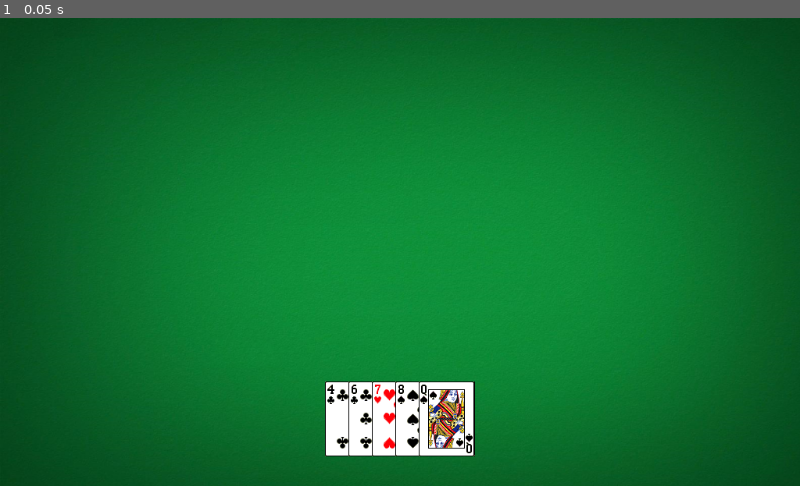
Above: before the commit, frame 1.
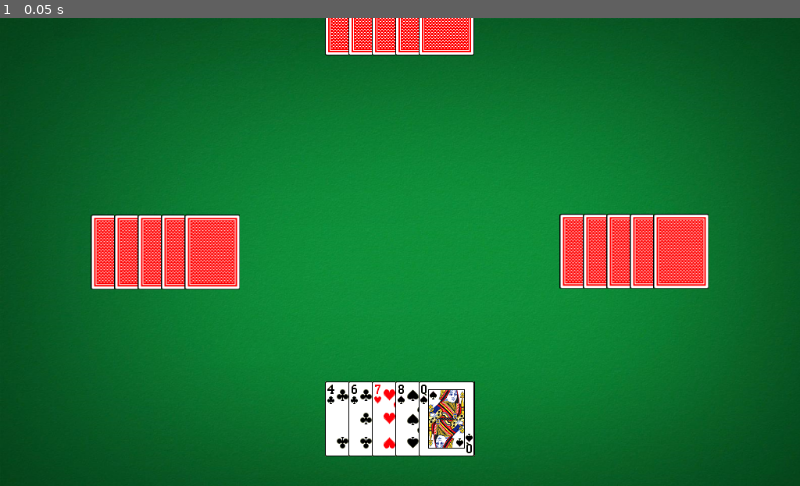
Above: after the commit, the same moment.

Repository: ssalanski/OhHell
Game: Godot game, scene res://Game.tscn
The game is run twice, just before and just after one commit, with the same random seed, the same clock (stepped at 60 frames per second) and the same inputs. The project has no main scene, so this scene is started directly.
Inputs:
- Up to frame 1 (0.05 s): no input

The runs differ from the first frame. In frame 1, 7.5% of the frame differs, in the area x 11-89%, y 0-59%.

Commit message:
deal in three other players (sort of, anyway)

Diff:
--- a/Game.gd
+++ b/Game.gd
@@ -2,10 +2,9 @@
 
 export(PackedScene) var Hand
 
-# Declare member variables here. Examples:
-# var a = 2
-# var b = "text"
+const num_players = 4 # TODO: make adjustable
 
+var players = []
 
 # Called when the node enters the scene tree for the first time.
 func _ready():
@@ -14,6 +13,7 @@
 func set_table():
 	var player = Hand.instance()
 	add_child(player)
+	players.append(player)
 	player.position = $MainPlayerAnchor.position
 	player.receive_card(3)
 	player.receive_card(5)
@@ -21,6 +21,15 @@
 	player.receive_card(46)
 	player.receive_card(50)
 	player.show_hand()
+	for i in range(1,num_players):
+		var otherPlayer = Hand.instance()
+		add_child(otherPlayer)
+		otherPlayer.position = Vector2(0,300).rotated(i*3.14/2) + Vector2(512,300)
+		otherPlayer.receive_card(3)
+		otherPlayer.receive_card(5)
+		otherPlayer.receive_card(32)
+		otherPlayer.receive_card(46)
+		otherPlayer.receive_card(50)
 
 
 # Called every frame. 'delta' is the elapsed time since the previous frame.
